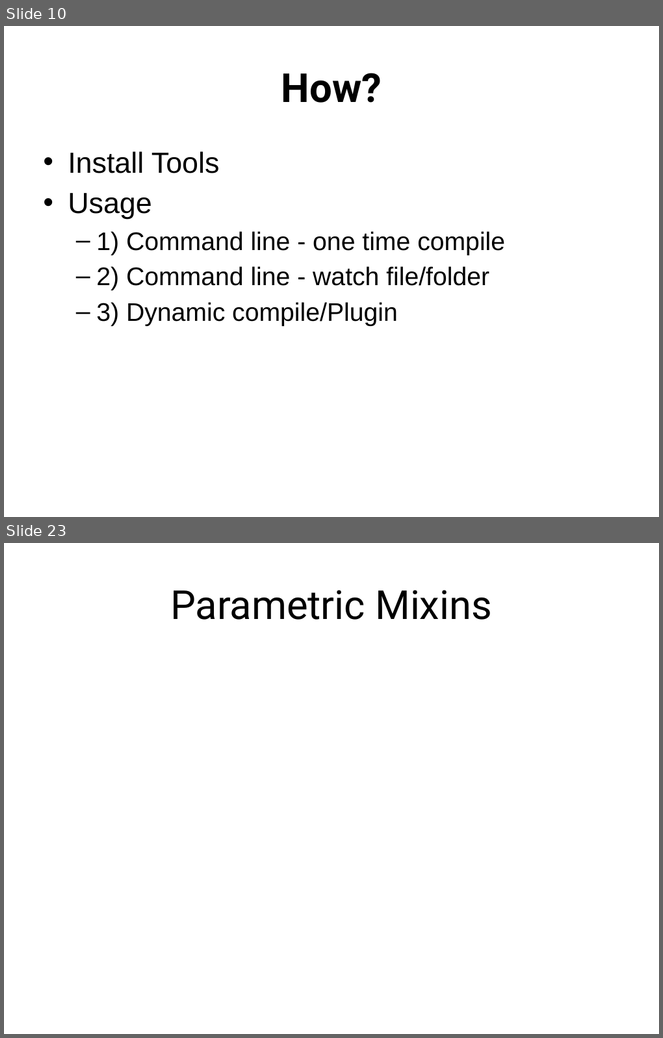
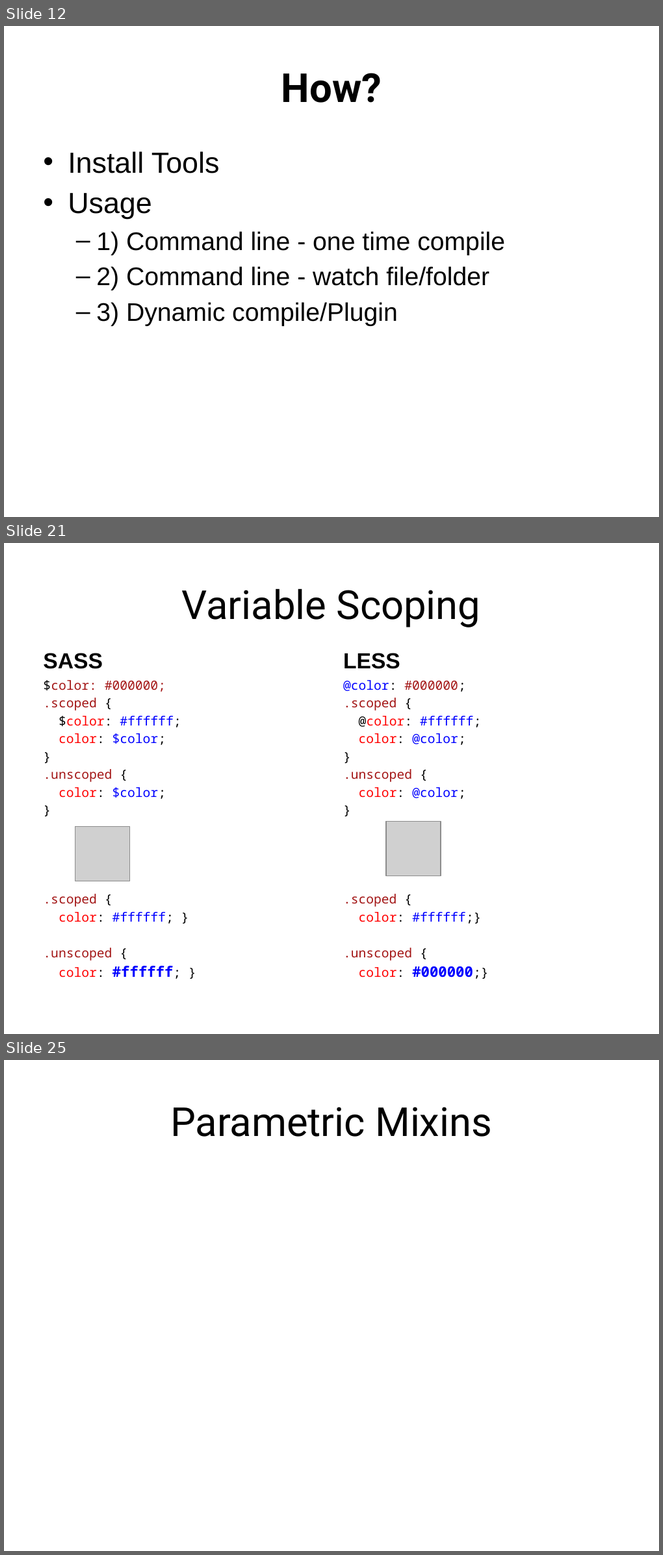
Before and after one commit to jacobladams/presentations, a slide deck: less-and-sass/Write LESS CSS and make it SASSier.pptx. Shown one above the other, each under a label of ours: slides 10 and 23 before the commit, slides 12, 21 and 25 after it; the slides between them are not shown. The pictures are 663x1038 and 663x1555 pixels, drawn with LibreOffice and Linux fonts; fonts in the diff are those of the drawing; grey boxes stand for pictures. Boxes give left, top, right and bottom in pixels: in the first picture for what was removed or moved away, otherwise in the second. Text is boxed around its words. In the diff, an @@ line names an element or a change of style, - is before the commit and + after.

```diff
--- a/less-and-sass/Write LESS CSS and make it SASSier.pptx
+++ b/less-and-sass/Write LESS CSS and make it SASSier.pptx
@@ slide 21 added at <box>4,543,659,1034</box>, background #FFFFFF @@
@@ title added at <box>182,589,481,627</box>, 44 pt, text #000000 @@
+Variable Scoping
@@ text added at <box>43,653,102,669</box>, 24 pt, text #000000, bold @@
+SASS
@@ text added at <box>343,653,400,669</box>, 24 pt, text #000000, bold @@
+LESS
@@ text added at <box>43,680,181,978</box>, 14 pt, text #A31515 @@
+$color: #000000;
+.scoped {
+$color: #ffffff;
+color: $color;
+}
+.unscoped {
+color: $color;
+}
+.scoped {
+color: #ffffff; }
+.unscoped {
+color: #ffffff; }
@@ text added at <box>343,680,481,978</box>, 14 pt, text #0000FF @@
+@color: #000000;
+.scoped {
+@color: #ffffff;
+color: @color;
+}
+.unscoped {
+color: @color;
+}
+.scoped {
+color: #ffffff;}
+.unscoped {
+color: #000000;}
@@ picture added at <box>75,826,129,881</box> @@
@@ picture added at <box>386,821,440,876</box> @@
@@ what was slide 10 is now slide 12 @@
@@ what was slide 23 is now slide 25 @@
```
Also in this commit, not shown: 6 slides changed, 16 other slides added, 12 slides removed.
